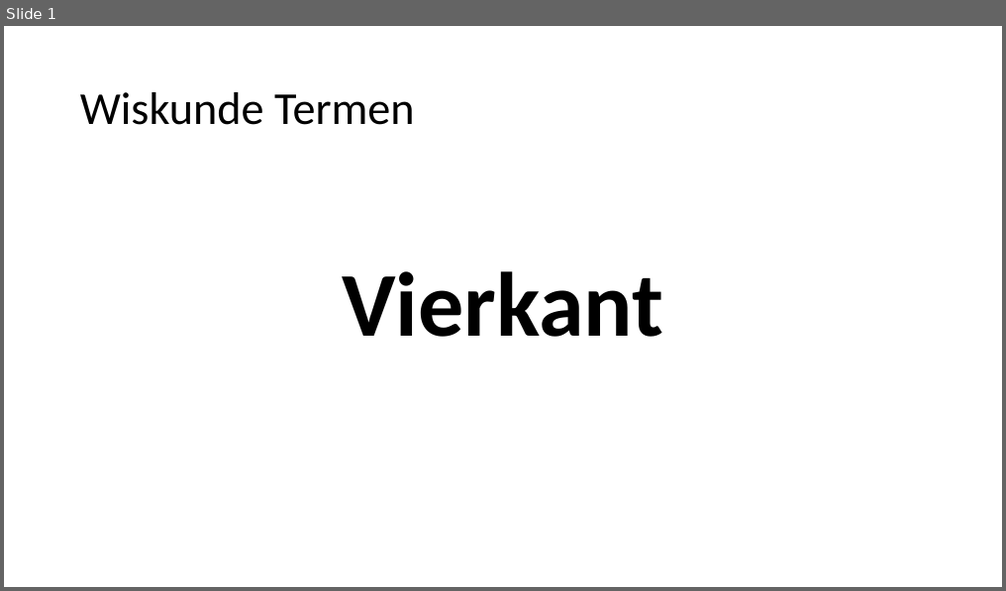
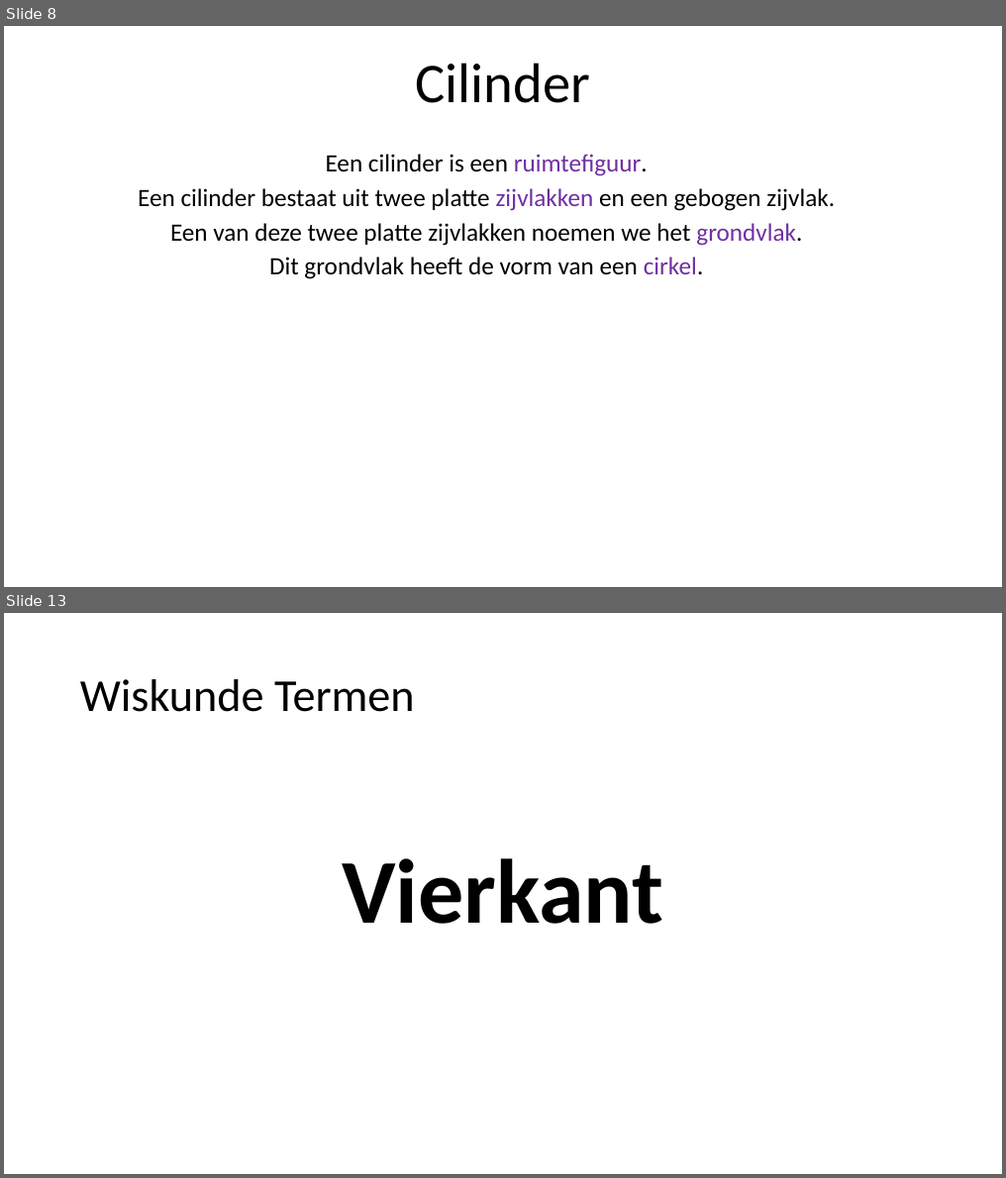
Before and after one commit to heinvinkel/wiskundetermen, a slide deck: meetkunde/AAAAMeetkunde.pptx. Shown one above the other, each under a label of ours: slide 1 before the commit, slides 8 and 13 after it; the slides between them are not shown. The pictures are 1006x591 and 1006x1178 pixels, drawn with LibreOffice and Linux fonts; fonts in the diff are those of the drawing. Boxes give left, top, right and bottom in pixels: in the first picture for what was removed or moved away, otherwise in the second. Text is boxed around its words. In the diff, an @@ line names an element or a change of style, - is before the commit and + after.

```diff
--- a/meetkunde/AAAAMeetkunde.pptx
+++ b/meetkunde/AAAAMeetkunde.pptx
@@ slide 8 added at [4,26,1002,587], background #FFFFFF @@
@@ title added at [416,63,591,103], 54 pt, text #000000 @@
+Cilinder
@@ text added at [138,154,835,279], 24 pt, text #000000 @@
+Een cilinder is een ruimtefiguur.
+Een cilinder bestaat uit twee platte zijvlakken en een gebogen zijvlak.
+Een van deze twee platte zijvlakken noemen we het grondvlak.
+Dit grondvlak heeft de vorm van een cirkel.
@@ what was slide 1 is now slide 13 @@
```
Also in this commit, not shown: 11 other slides added, 7 other files.
